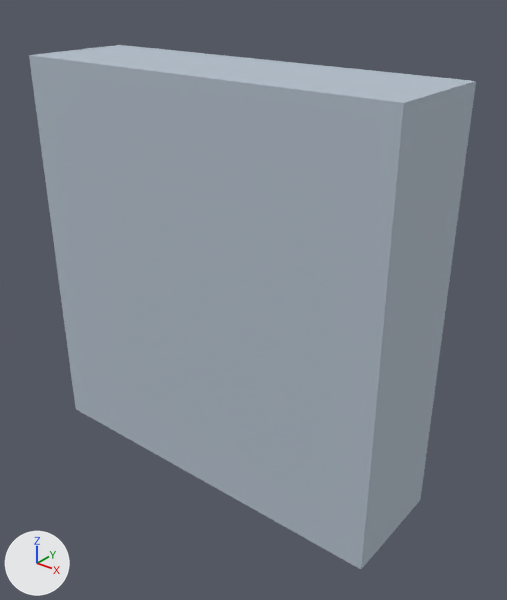
The glTF model public/buildings/lot_3x1.glb: old version first, new version second.
Camera for both pictures: a camera (50 mm lens) standing at (34.5, -23.7, 27.7) and looking at (12.8, 3.4, 10.9). Arrows for +X, +Y and +Z are at lower left; the lights stay in place. The older version comes first. Vertices at exactly the same position are counted once.

Names of what the first picture shows: 'lot_3x1'.
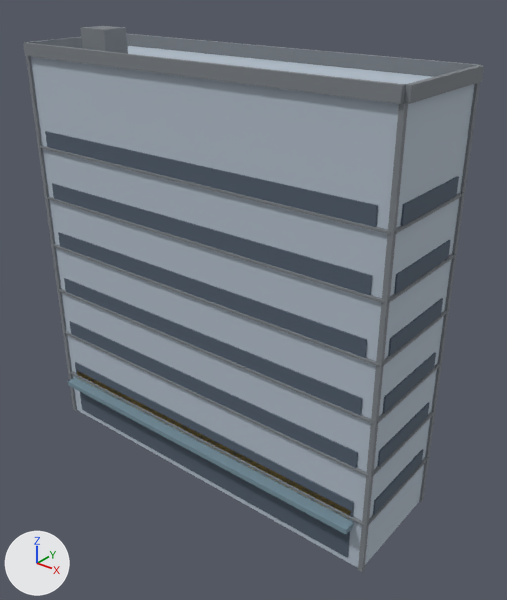
Pixel boxes (x1, y1, x2, y2) of what changed, in the pictures (507 x 600 px):
'lot_3x1', reshaped
    before: (29, 45, 476, 569)
    after: (23, 26, 484, 572)
part 1 of me_lot_3x1, added
    after: (81, 26, 128, 54)
part 2 of me_lot_3x1, added
    after: (69, 371, 364, 526)
part 3 of me_lot_3x1, added
    after: (367, 457, 429, 526)
part 4 of me_lot_3x1, added
    after: (63, 331, 369, 477)
part 5 of me_lot_3x1, added
    after: (372, 411, 435, 477)
part 6 of me_lot_3x1, added
    after: (58, 289, 373, 424)
part 7 of me_lot_3x1, added
    after: (377, 363, 442, 424)
part 8 of me_lot_3x1, added
    after: (52, 244, 379, 366)
part 9 of me_lot_3x1, added
    after: (382, 310, 449, 366)
part 10 of me_lot_3x1, added
    after: (45, 196, 384, 303)
part 11 of me_lot_3x1, added
    after: (388, 254, 456, 303)
part 12 of me_lot_3x1, added
    after: (39, 145, 391, 234)
part 13 of me_lot_3x1, added
    after: (395, 192, 465, 234)
part 14 of me_lot_3x1, added
    after: (26, 56, 77, 411)
part 15 of me_lot_3x1, added
    after: (358, 103, 408, 572)
part 16 of me_lot_3x1, added
    after: (419, 82, 480, 502)
part 17 of me_lot_3x1, added
    after: (80, 392, 350, 558)
part 18 of me_lot_3x1, added
    after: (23, 34, 484, 534)

Edits to the bpy script that builds the scene:
```text
Change me_lot_3x1:
    remove me_lot_3x1.from_pydata(...)  # 8 vertices, 12 faces; spans x 0.0..22.5, y 0.0..6.5, z 0.0..23.0
    add me_lot_3x1.from_pydata(...)  # 476 vertices, 732 faces; spans x -0.2..22.8, y -0.8..6.8, z 0.0..24.5
    me_lot_3x1 part 1: a new loose piece, a box spanning x 3.4..5.2, y 1.0..2.5, z 23.0..24.5, in mat_lot_3x1_trim (grey #7c8186)
    me_lot_3x1 part 2: a new loose piece, a box spanning x 0.0..22.5, y -0.16..0.02, z 3.0..3.12, in mat_lot_3x1_trim (grey #7c8186)
    me_lot_3x1 part 3: a new loose piece, a box spanning x 22.48..22.66, y 0.0..6.5, z 3.0..3.12, in mat_lot_3x1_trim (grey #7c8186)
    me_lot_3x1 part 4: a new loose piece, a box spanning x 0.0..22.5, y -0.16..0.02, z 6.0..6.12, in mat_lot_3x1_trim (grey #7c8186)
    me_lot_3x1 part 5: a new loose piece, a box spanning x 22.48..22.66, y 0.0..6.5, z 6.0..6.12, in mat_lot_3x1_trim (grey #7c8186)
    me_lot_3x1 part 6: a new loose piece, a box spanning x 0.0..22.5, y -0.16..0.02, z 9.0..9.12, in mat_lot_3x1_trim (grey #7c8186)
    me_lot_3x1 part 7: a new loose piece, a box spanning x 22.48..22.66, y 0.0..6.5, z 9.0..9.12, in mat_lot_3x1_trim (grey #7c8186)
    me_lot_3x1 part 8: a new loose piece, a box spanning x 0.0..22.5, y -0.16..0.02, z 12.0..12.12, in mat_lot_3x1_trim (grey #7c8186)
    me_lot_3x1 part 9: a new loose piece, a box spanning x 22.48..22.66, y 0.0..6.5, z 12.0..12.12, in mat_lot_3x1_trim (grey #7c8186)
    me_lot_3x1 part 10: a new loose piece, a box spanning x 0.0..22.5, y -0.16..0.02, z 15.0..15.12, in mat_lot_3x1_trim (grey #7c8186)
    me_lot_3x1 part 11: a new loose piece, a box spanning x 22.48..22.66, y 0.0..6.5, z 15.0..15.12, in mat_lot_3x1_trim (grey #7c8186)
    me_lot_3x1 part 12: a new loose piece, a box spanning x 0.0..22.5, y -0.16..0.02, z 18.0..18.12, in mat_lot_3x1_trim (grey #7c8186)
    me_lot_3x1 part 13: a new loose piece, a box spanning x 22.48..22.66, y 0.0..6.5, z 18.0..18.12, in mat_lot_3x1_trim (grey #7c8186)
    me_lot_3x1 part 14: a new loose piece, a box spanning x -0.12..0.12, y -0.12..0.12, z 0.0..23.0, in mat_lot_3x1_trim (grey #7c8186)
    me_lot_3x1 part 15: a new loose piece, a box spanning x 22.38..22.62, y -0.12..0.12, z 0.0..23.0, in mat_lot_3x1_trim (grey #7c8186)
    me_lot_3x1 part 16: a new loose piece, a box spanning x 22.38..22.62, y 6.38..6.62, z 0.0..23.0, in mat_lot_3x1_trim (grey #7c8186)
    me_lot_3x1 part 17: a new loose piece, a box spanning x 0.8..21.7, y -0.06..0.0, z 0.35..2.7, in mat_lot_3x1_glass (greyish blue #505d6c)
    me_lot_3x1 part 18: 228 vertices added at x -0.2..22.8, y -0.8..6.8, z 2.5..23.6
    other edits to the shape of me_lot_3x1 do not show in these pictures
    add me_lot_3x1.materials.append(mat_lot_3x1_trim)  # grey #7c8186
    add me_lot_3x1.materials.append(mat_lot_3x1_glass)  # greyish blue #505d6c
    add me_lot_3x1.materials.append(mat_lot_3x1_sign)  # yellow #f6d481
    add me_lot_3x1.materials.append(mat_lot_3x1_awning)  # greyish blue #76909e
```
